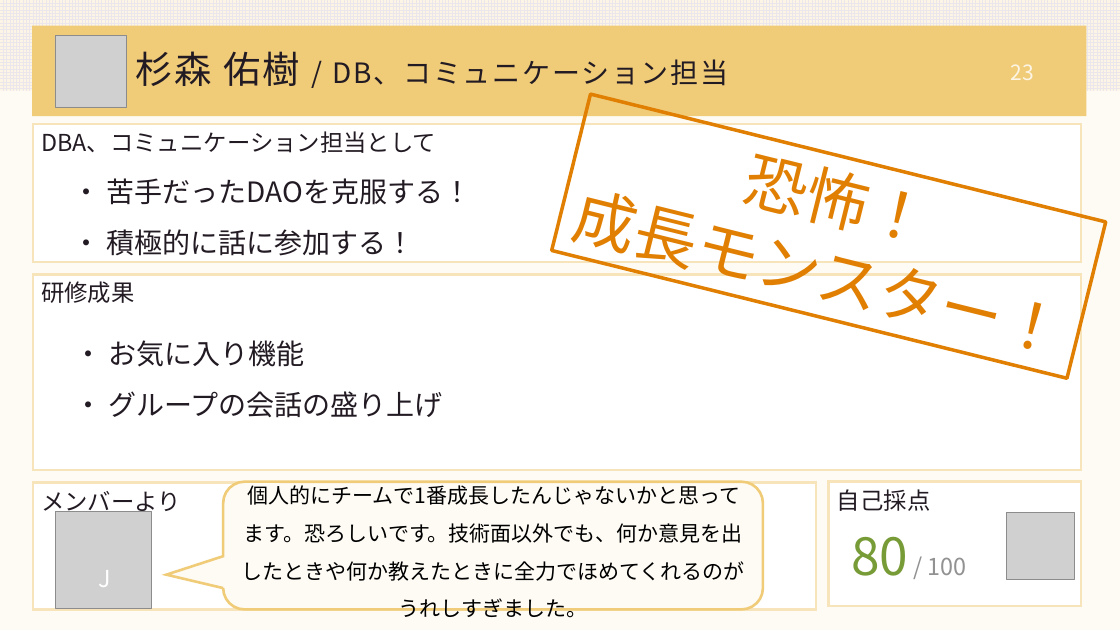
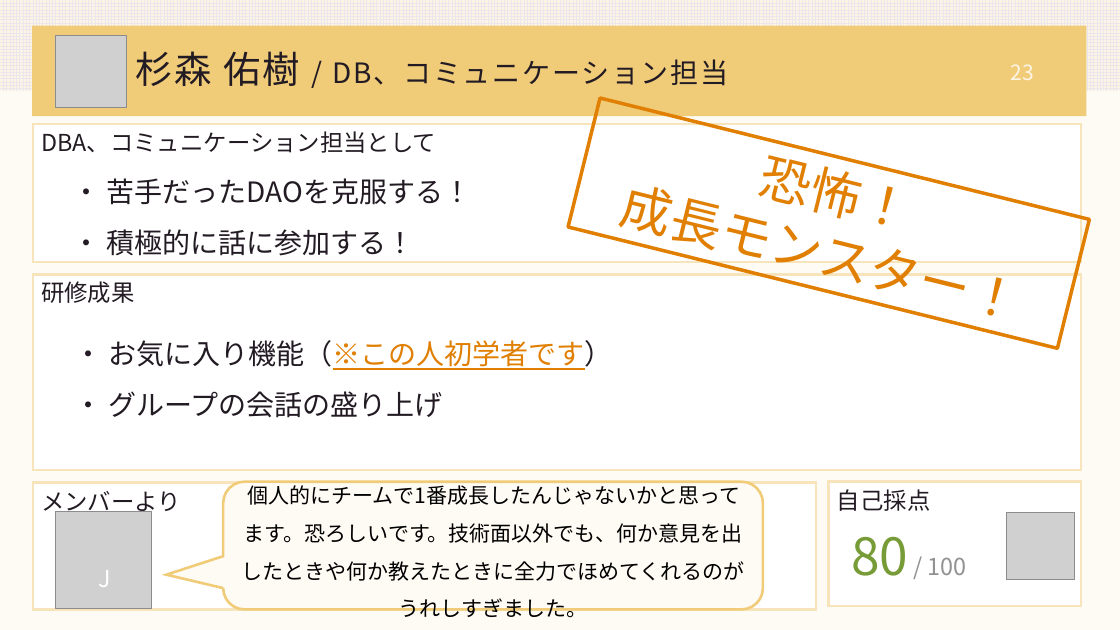
Before and after one commit to DOJO-2021/A-4, a slide deck: slide 23 of documents/worldMap発表資料改良.pptx. Drawn at 1120x630 pixels with LibreOffice and Linux fonts; fonts in the diff are those of the drawing; grey boxes stand for pictures. Boxes give left, top, right and bottom in pixels: in the first picture for what was removed or moved away, otherwise in the second. Text is boxed around its words. In the diff, an @@ line names an element or a change of style, - is before the commit and + after.

```diff
--- a/documents/worldMap発表資料改良.pptx
+++ b/documents/worldMap発表資料改良.pptx
@@ rectangle "恐怖！": place and size @@
-rectangle "恐怖！" at box(552, 94, 1106, 378)
+rectangle "恐怖！" at box(568, 99, 1089, 348)
@@ rectangle "恐怖！" at box(568, 99, 1089, 348): size 54 to 44 pt @@
@@ text at box(74, 340, 613, 370): text changed @@
-・ お気に入り機能
+・ お気に入り機能（※この人初学者です）
```
Also in this commit, not shown: 6 other slides changed.
